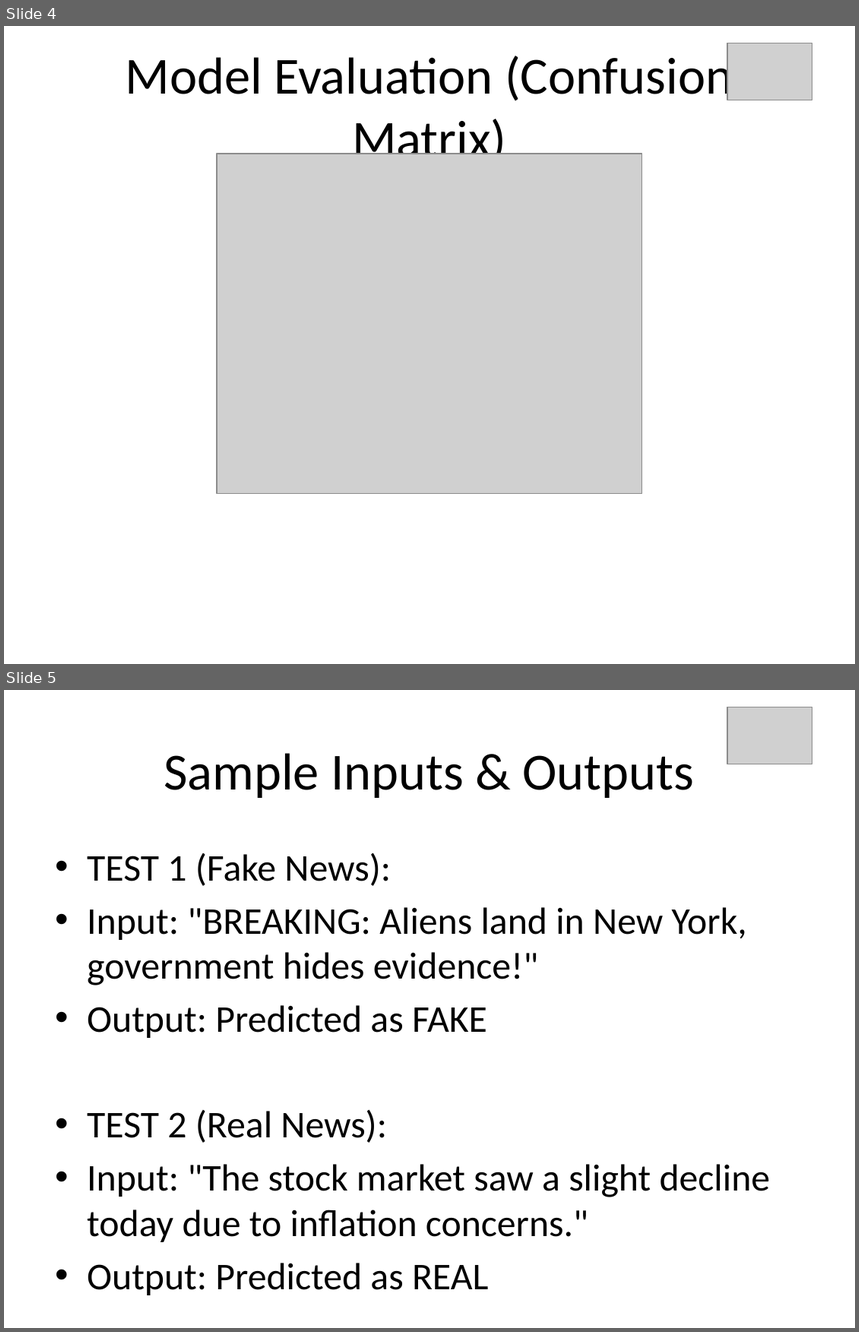
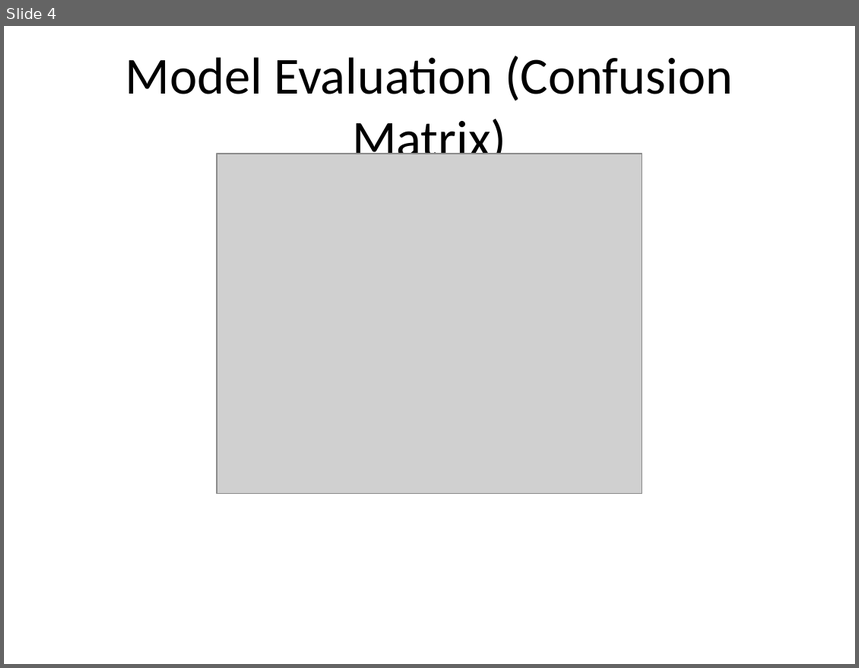
Before and after one commit to Venkat-sy/Internship, a slide deck: IICT/fake_news_project_ppt.pptx. Shown one above the other, each under a label of ours: slides 4 and 5 before the commit, slide 4 after it. The pictures are 859x1332 and 859x668 pixels, drawn with LibreOffice and Linux fonts; fonts in the diff are those of the drawing; grey boxes stand for pictures. Boxes give left, top, right and bottom in pixels: in the first picture for what was removed or moved away, otherwise in the second. Text is boxed around its words. In the diff, an @@ line names an element or a change of style, - is before the commit and + after.

```diff
--- a/IICT/fake_news_project_ppt.pptx
+++ b/IICT/fake_news_project_ppt.pptx
@@ slide 5 removed at [4, 690, 855, 1328], background #FFFFFF @@
@@ picture removed at [728, 707, 813, 764] @@
@@ title removed at [164, 753, 695, 798] @@
-Sample Inputs & Outputs
@@ text removed at [87, 853, 771, 1296] @@
-• TEST 1 (Fake News):
-• Input: "BREAKING: Aliens land in New York, government hides evidence!"
-• Output: Predicted as FAKE
-• TEST 2 (Real News):
-• Input: "The stock market saw a slight decline today due to inflation concerns."
-• Output: Predicted as REAL
@@ slide 4 changed as well @@
@@ picture removed at [728, 43, 813, 100] @@
```
Also in this commit, not shown: 4 other slides changed, 6 other files.
